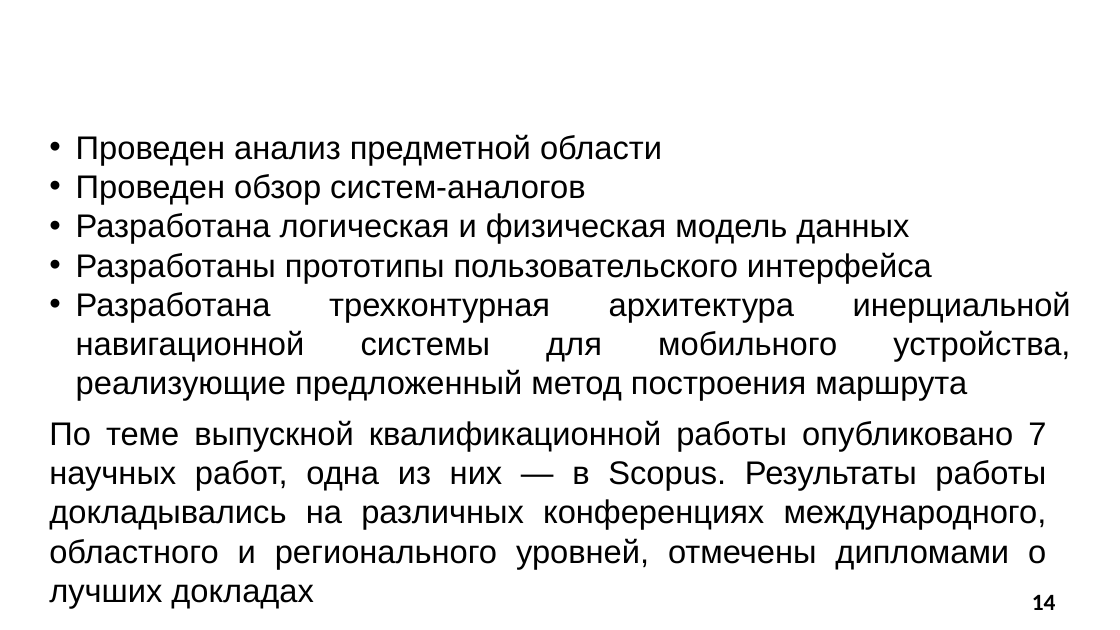
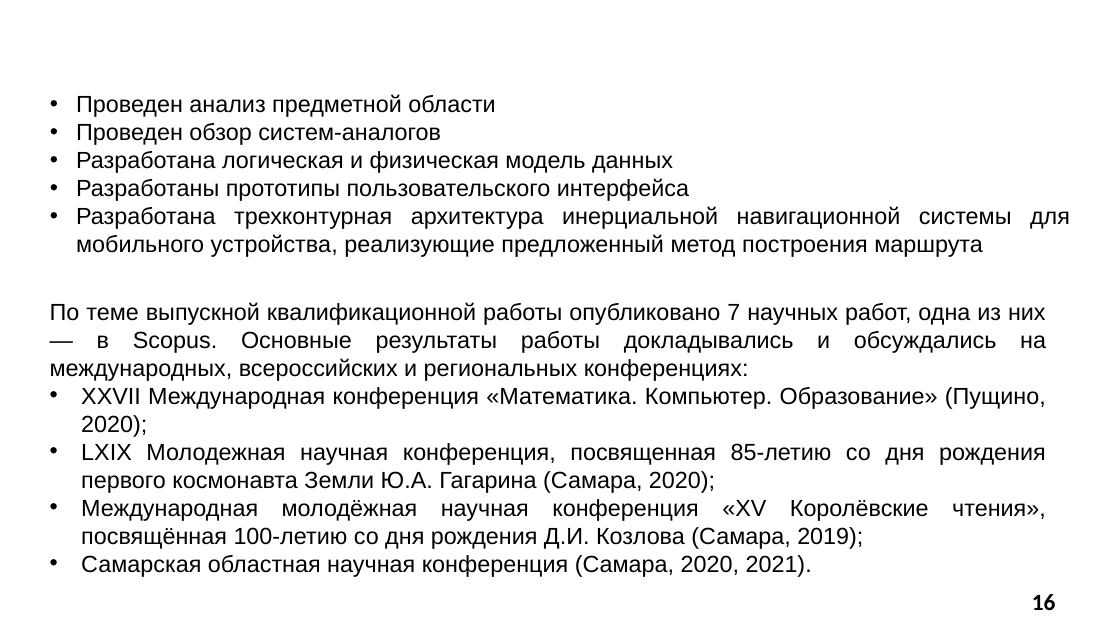
Before and after one commit to SonicRun/DiplomMaga, a slide deck: slide 16 of Mavlyutov_V_D_prezentatsia.pptx (slide 14 before the commit). Drawn at 1120x630 pixels with LibreOffice and Linux fonts; fonts in the diff are those of the drawing; background and template pictures are left out. Boxes give left, top, right and bottom in pixels: in the first picture for what was removed or moved away, otherwise in the second. Text is boxed around its words. In the diff, an @@ line names an element or a change of style, - is before the commit and + after.

```diff
--- a/Mavlyutov_V_D_prezentatsia.pptx
+++ b/Mavlyutov_V_D_prezentatsia.pptx
@@ text "Проведен анализ предметной области": place and size @@
-text "Проведен анализ предметной области" at (76,134,1071,400)
+text "Проведен анализ предметной области" at (76,94,1070,257)
@@ text "Проведен анализ предметной области" at (76,94,1070,257): size 28 to 20 pt @@
@@ text at (50,302,1046,577): text changed; size 28 to 20 pt @@
-По теме выпускной квалификационной работы опубликовано 7 научных работ, одна из них — в Scopus. Результаты работы докладывались на различных конференциях международного, областного и регионального уровней, отмечены дипломами о лучших докладах
+По теме выпускной квалификационной работы опубликовано 7 научных работ, одна из них — в Scopus. Основные результаты работы докладывались и обсуждались на международных, всероссийских и региональных конференциях:
+• XXVII Международная конференция «Математика. Компьютер. Образование» (Пущино, 2020);
+• LXIX Молодежная научная конференция, посвященная 85-летию со дня рождения первого космонавта Земли Ю.А. Гагарина (Самара, 2020);
+• Международная молодёжная научная конференция «XV Королёвские чтения», посвящённая 100-летию со дня рождения Д.И. Козлова (Самара, 2019);
+• Самарская областная научная конференция (Самара, 2020, 2021).
@@ page number at (1032,594,1056,610): text changed @@
-14
+16
```
Also in this commit, not shown: 4 other slides changed, 5 slides added, 3 slides removed, 1 other file.
